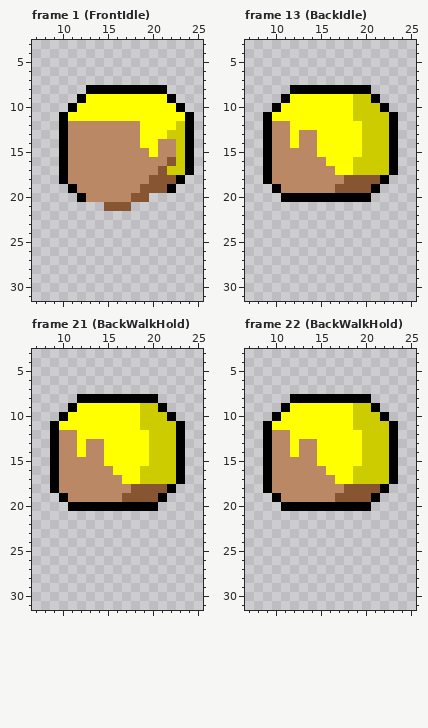
File history of a pixel-art file, _diagrams/NPCv2-32.aseprite. The first picture shows the starting point.
32x32 pixels, 24 frames. Shown: frame 1 (FrontIdle): x 7..25, y 3..31; frame 13 (BackIdle): x 7..25, y 3..31; frame 21 (BackWalkHold): x 7..25, y 3..31; frame 22 (BackWalkHold): x 7..25, y 3..31. The commit also changed other frames, which this record leaves out.
New version:
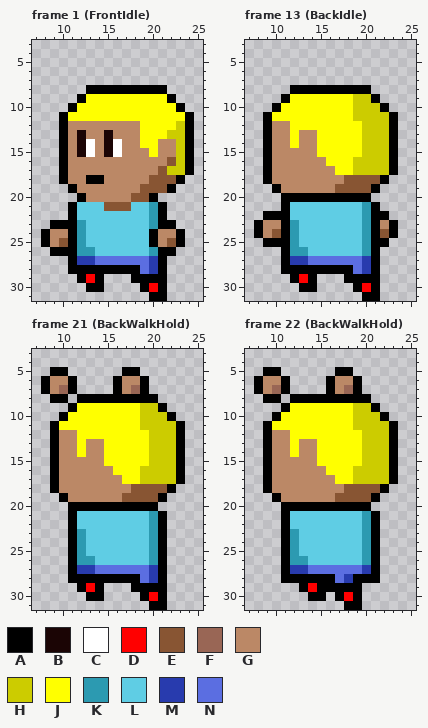
Palette (. is transparent): A #000000  B #1b0505  C #ffffff  D #ff0000  E #885533  F #996655  G #bb8866  H #cccc00  J #ffff00  K #2c9ab1  L #5fcde4  M #283bae  N #5b6ee1
Changes in this commit:
layer "HandsBehind/Layer 1" now shown
layer "Body/Body" now shown
layer "Head/Face" now shown
layer "HandsInFront/Hands" now shown
--- frame 1 (FrontIdle), layers "HandsInFront/Hands", "Head/Face", "Body/Body"
@@ x 7..25 @@
 12 ...AGGGGGGGGJJJJHA.
-13 ...AGGGGGGGGJJJHHA.
-14 ...AGGGGGGGGJJGGHA.
-15 ...AGGGGGGGGGJGGHA.
+13 ...AGBGGBGGGJJJHHA.
+14 ...AGBCGBCGGJJGGHA.
+15 ...AGBCGBCGGGJGGHA.
 16 ...AGGGGGGGGGGGEHA.
 17 ...AGGGGGGGGGGEHHA.
-18 ...AGGGGGGGGGEEEA..
+18 ...AGGAAGGGGGEEEA..
 19 ....AGGGGGGGEEEA...
-20 .....AGGGGGEE......
-21 ........EEE........
-22 ...................
-23 ...................
-24 ...................
-25 ...................
-26 ...................
-27 ...................
-28 ...................
-29 ...................
-30 ...................
-31 ...................
+20 .....AGGGGGEEA.....
+21 ....ALLLEEELLKA....
+22 ....ALLLLLLLLKA....
+23 ..AAAKLLLLLLLKAA...
+24 .AGGAKLLLLLLLAGGA..
+25 .AGEAKLLLLLLLAGEA..
+26 ..AAAKKLLLLLLKAA...
+27 ....AMMNNNNNNMA....
+28 ....AAAAAAAANMA....
+29 .....ADA...AAAA....
+30 ......AA....ADA....
+31 .............AA....
--- frame 13 (BackIdle), layers "Body/Body", "HandsBehind/Layer 1"
@@ x 7..25 @@
 20 ....AAAAAAAAAA.....
-21 ...................
-22 ...................
-23 ...................
-24 ...................
-25 ...................
-26 ...................
-27 ...................
-28 ...................
-29 ...................
-30 ...................
-31 ...................
+21 ....ALLLLLLLLKA....
+22 ..AAALLLLLLLLKAA...
+23 .AGGAKLLLLLLLKAGA..
+24 .AGEAKLLLLLLLKAEA..
+25 ..AAAKLLLLLLLKAA...
+26 ....AKKLLLLLLKA....
+27 ....AMMNNNNNNMA....
+28 ....AAAAAAAANMA....
+29 .....ADA...AAAA....
+30 ......AA....ADA....
+31 .............AA....
--- frame 21 (BackWalkHold), layers "Body/Body", "HandsBehind/Layer 1"
@@ x 7..25 @@
  4 ...................
- 5 ...................
- 6 ...................
- 7 ...................
- 8 .....AAAAAAAAA.....
+ 5 ..AA......AA.......
+ 6 .AGGA....AGGA......
+ 7 .AGFA....AGFA......
+ 8 ..AA.AAAAAAAAA.....
  9 ....AJJJJJJJHHA....
@@ x 7..25 @@
 20 ....AAAAAAAAAA.....
-21 ...................
-22 ...................
-23 ...................
-24 ...................
-25 ...................
-26 ...................
-27 ...................
-28 ...................
-29 ...................
-30 ...................
-31 ...................
+21 ....ALLLLLLLLKA....
+22 ....ALLLLLLLLKA....
+23 ....AKLLLLLLLKA....
+24 ....AKLLLLLLLKA....
+25 ....AKLLLLLLLKA....
+26 ....AKKLLLLLLKA....
+27 ....AMMNNNNNNMA....
+28 ....AAAAAAAANMA....
+29 .....ADA...AAAA....
+30 ......AA....ADA....
+31 .............AA....
--- frame 22 (BackWalkHold), layers "Body/Body", "HandsBehind/Layer 1"
@@ x 7..25 @@
  4 ...................
- 5 ...................
- 6 ...................
- 7 ...................
- 8 .....AAAAAAAAA.....
+ 5 ..AA......AA.......
+ 6 .AGGA....AGGA......
+ 7 .AGFA....AGFA......
+ 8 ..AA.AAAAAAAAA.....
  9 ....AJJJJJJJHHA....
@@ x 7..25 @@
 20 ....AAAAAAAAAA.....
-21 ...................
-22 ...................
-23 ...................
-24 ...................
-25 ...................
-26 ...................
-27 ...................
-28 ...................
-29 ...................
-30 ...................
-31 ...................
+21 ....ALLLLLLLLKA....
+22 ....ALLLLLLLLKA....
+23 ....AKLLLLLLLKA....
+24 ....AKLLLLLLLKA....
+25 ....AKLLLLLLLKA....
+26 ....AKKLLLLLLKA....
+27 ....AMMNNNNNNMA....
+28 ....AAAAAANMAAA....
+29 ......ADAAAAA......
+30 .......AA.ADA......
+31 ...........AA......
Boxes around the changes in both pictures, in picture pixels (x1, y1, x2, y2):
changed: (41, 130, 185, 301)
added: (254, 202, 398, 301)
added: (41, 367, 77, 403)
added: (113, 367, 149, 394)
added: (68, 511, 167, 610)
added: (254, 367, 290, 403)
added: (326, 367, 362, 394)
added: (281, 511, 380, 610)
